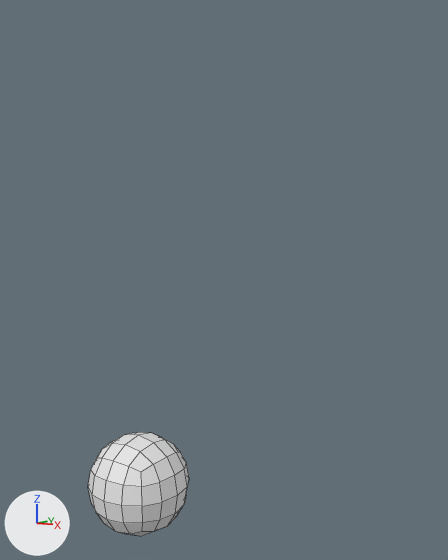
Renders of the Blender file blender/Hammer.blend from each side of a commit.
Rendered twice from a 50 mm lens placed at (6.91, -7.63, 4.73), pointed at (-0.62, 3.51, 3.11). The lights are fixed; the arrows at lower left show +X, +Y and +Z. Mesh edges are drawn as thin lines.
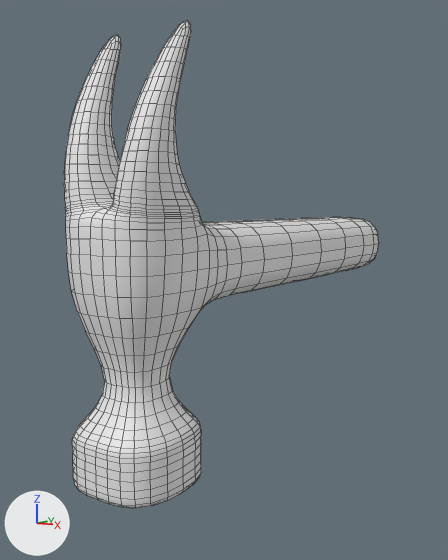
Commit message: hammer is kinda done

What differs and where, as boxes (x1, y1, x2, y2) in the pictures (448 x 560 px):
'Cube', reshaped, modifiers changed (210% wider, 365% taller): before (88, 432, 189, 536); after (64, 21, 379, 508)
part 1 of me_cube_002, built on: before (88, 432, 189, 536); after (64, 21, 379, 508)

The edits, one by one:
me_cube_002 is used by ob_cube; location (0.0, 0.0, 0.0).
me_cube_002 had 8 vertices, 6 faces and spanned x -1.0..1.0, y -1.0..1.0, z -1.0..1.0.
me_cube_002 now has 64 vertices, 52 faces and spans x -1.0..0.0, y -1.0..8.93, z 0.0..7.69.
Part 1, on me_cube_002:
3 vertices are removed from x -1.0..1.0, y -1.0..1.0, z -1.0..1.0.
6 faces are deleted.
3 vertices move from x -1.0..1.0, y -1.0..1.0, z -1.0..1.0 to x -1.0, y -1.0..1.0, z 0.0..0.92.
42 vertices are added at x -1.0..0.0, y -1.0..8.93, z 0.0..7.69.
5 new vertices lie (1.0, 0.0, 0.0) away from vertices in x -1.0..1.0, y -1.0..1.0, z -1.0..1.0.
12 new vertices lie (1.0, 0.0, 0.0) away from vertices in x -1.0, y -1.0..8.93, z 0.12..4.4.
52 new faces join them.
me_cube_002 part 2: the surface is now shaded smooth.
Object 'Cube' (ob_cube) gains a MIRROR modifier named 'Mirror'.
